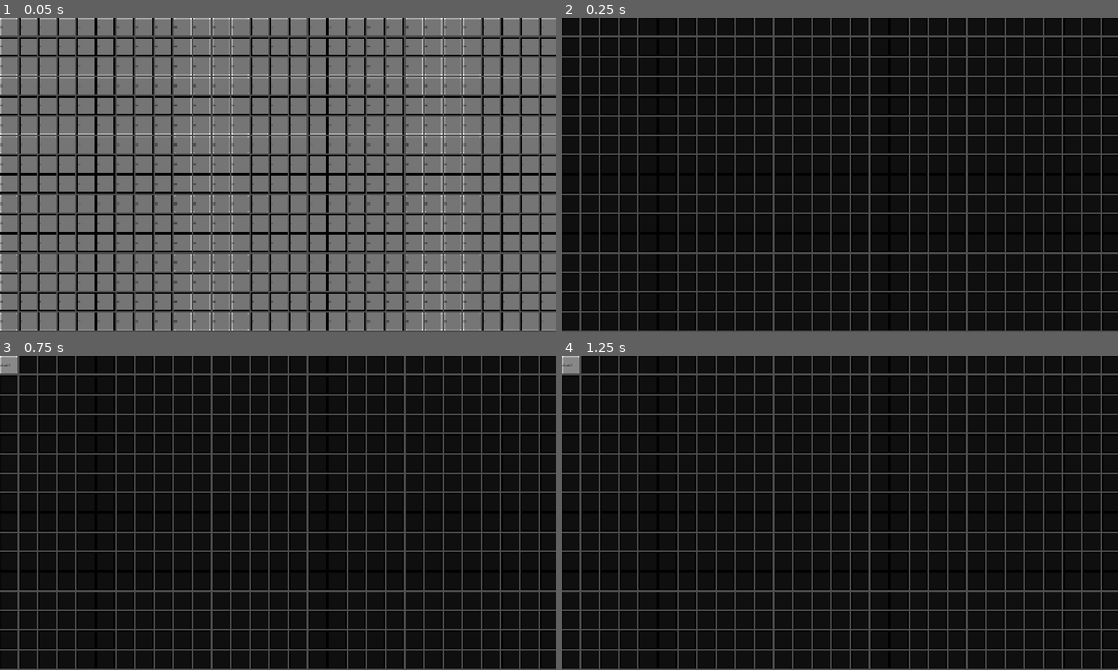
Above: before the commit, frames 1-4 (two rows, left to right).
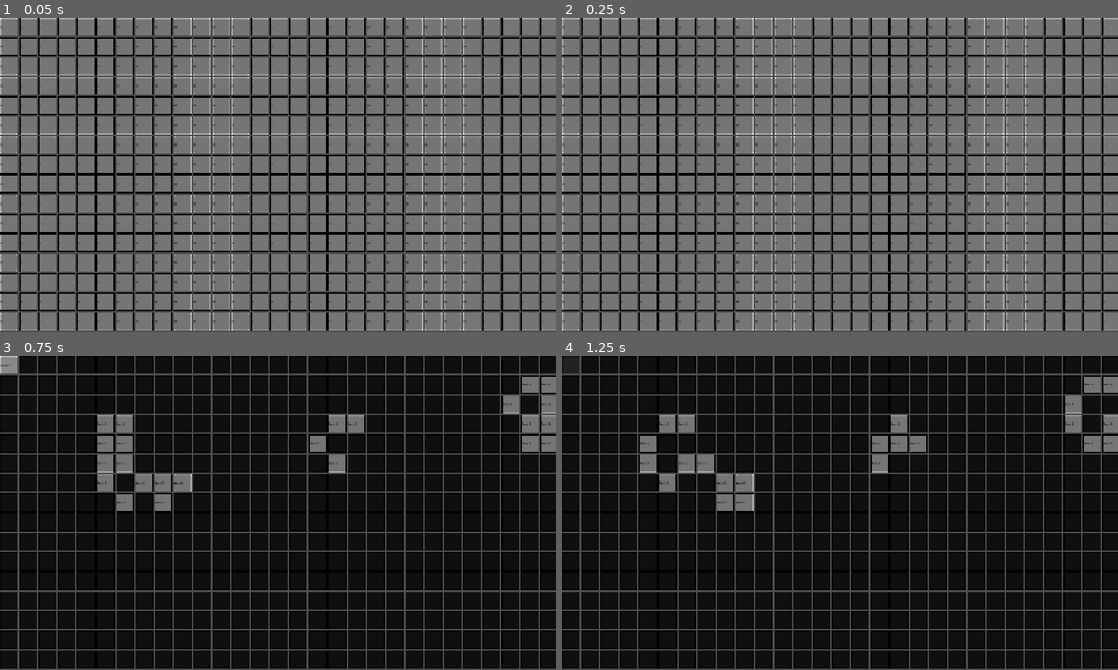
Above: after the commit, the same moments.

Repository: appleman-tryingmybest/Conway-Game-of-Life
Game: Godot game, scene res://main.tscn
The game is run twice, just before and just after one commit, with the same random seed, the same clock (stepped at 60 frames per second) and the same inputs.
Inputs (mouse positions are in pixels of both pictures, inside the frame that each line leads up to):
- Up to frame 1 (0.05 s): no input
- Up to frame 2 (0.25 s): no input
- Up to frame 3 (0.75 s): click (11, 365) at 0.52 s
- Up to frame 4 (1.25 s): no input

Frame 1 is identical in both runs. In frame 2, 75% of the frame differs, in the area x 0-100%, y 0-100%; in frame 3, 3.8%; in frame 4, 3.8%.

Commit message:
Sort of works now just needs fixing

Diff:
--- a/Global.gd
+++ b/Global.gd
@@ -1,6 +1,6 @@
 extends Node2D
 
-@export var timer_cooldown = 0.2
+@export var timer_cooldown : float
 
 var global_timer = 1
 
@@ -9,11 +9,15 @@
 
 func _ready() -> void:
 	add_child(timer)
-	timer.wait_time = timer_cooldown
+	timer.wait_time = 0.5
 	timer.timeout.connect(_timeout)
-	timer.ignore_time_scale = true
 	timer.start()
 
+func _input(event: InputEvent) -> void:
+	if Input.is_action_just_pressed("ui_accept") and !timer.paused:
+		timer.paused = true
+	elif Input.is_action_just_pressed("ui_accept") and timer.paused:
+		timer.paused = false
+
 func _timeout():
-	print("send ts")
 	ticked.emit()
--- a/grid_container.gd
+++ b/grid_container.gd
@@ -1,3 +1,4 @@
+@tool
 extends GridContainer
 
 @export var width = 0:
--- a/grid_panel.gd
+++ b/grid_panel.gd
@@ -10,7 +10,8 @@
 		cell_width = value
 
 @export var birth : Array = [2, 3]
-@export var Survive : Array = [3]
+@export var survive : Array = [3]
+@export var random_chance = 2
 
 var amount = 0
 
@@ -29,25 +30,42 @@
 	col.position = Vector2(cell_width/2, cell_height/2)
 	detection_area.position = col.position
 	Global.ticked.connect(_check)
+	if randi_range(0, random_chance) == 0:
+		state.state = 1
 
 
 func _check():
-	_match_state()
 	for i in monitor.get_overlapping_bodies():
 		if i.state == 1 and i != state:
 			amount += 1
 	label.text = "Amt: " + str(amount)
+	_checknextstate()
+	await get_tree().physics_frame
+	await get_tree().physics_frame
 	#print("yo we got these dudes for: ", amount)
 	amount = 0
+	_match_state()
+
+func _checknextstate():
+	for i in birth:
+		if amount == i and state.state == 0:
+			state.state = 1
+		elif amount == i and state.state == 1:
+			return
+	for i in survive:
+		if amount == i:
+			return
+		elif amount != i:
+			state.state = 0
 
 func _match_state():
 	match state.state:
 		0: self_modulate = Color(0, 0, 0)
 		1: self_modulate = Color(1, 1, 1)
 
-
 func _on_button_pressed() -> void:
 	if state.state == 0:
 		state.state = 1
 	else:
 		state.state == 0
+	_match_state()
--- a/grid_panel.tscn
+++ b/grid_panel.tscn
@@ -23,6 +23,8 @@
 offset_bottom = 32.0
 theme_override_styles/panel = SubResource("StyleBoxFlat_ojnr2")
 script = ExtResource("1_qpjan")
+survive = [3, 1]
+random_chance = 8
 
 [node name="Area2D" type="Area2D" parent="." unique_id=876226273]
 z_index = -2
--- a/main.tscn
+++ b/main.tscn
@@ -5,12 +5,14 @@
 
 [node name="main" type="Node2D" unique_id=1157031587]
 script = ExtResource("1_0xm2m")
-timer_cooldown = 0.8
+timer_cooldown = 0.1
 
 [node name="Camera2D" type="Camera2D" parent="." unique_id=1246913222]
 
 [node name="GridContainer" parent="." unique_id=2127200318 instance=ExtResource("1_ig7tw")]
 offset_left = -850.0
 offset_top = -480.0
-offset_right = 857.0
+offset_right = 866.0
 offset_bottom = 476.0
+
+[node name="Timer" type="Timer" parent="." unique_id=948811719]
